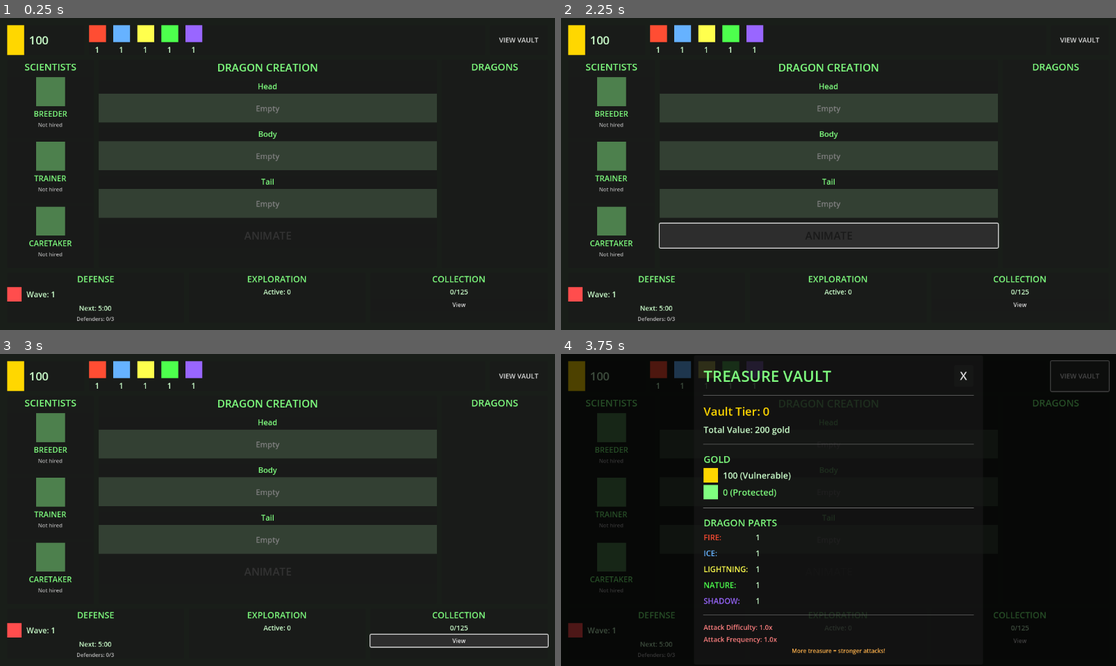
Above: before the commit, frames 1-4 (two rows, left to right).
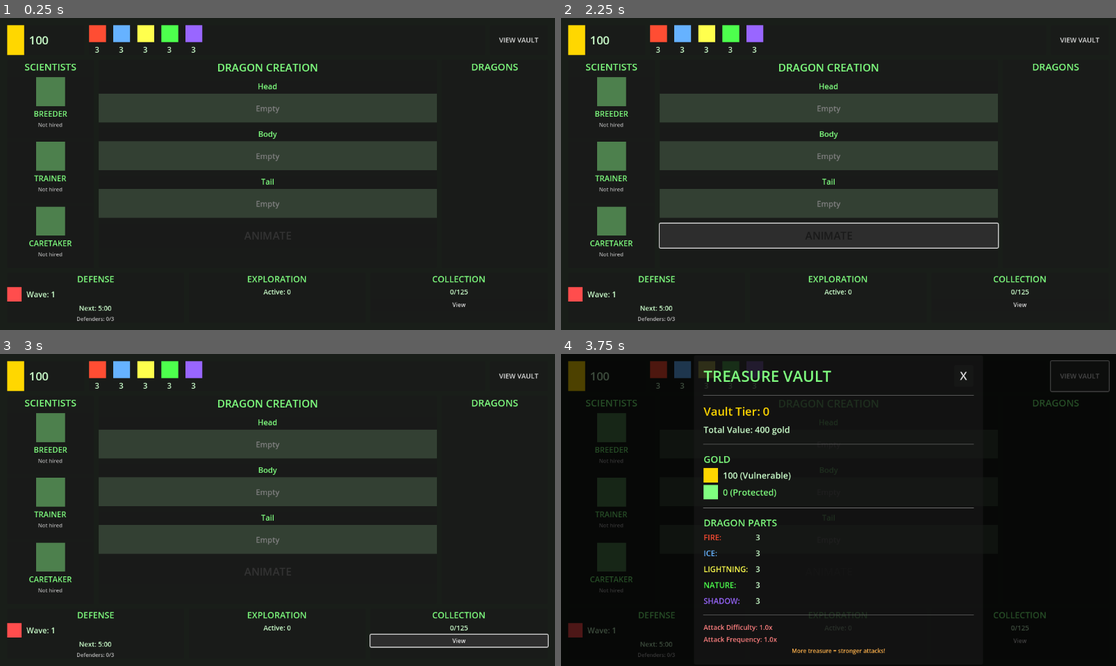
Above: after the commit, the same moments.

Repository: dunnston/DragonForge
Game: Godot game, scene res://scenes/ui/factory_manager.tscn
The game is run twice, just before and just after one commit, with the same random seed, the same clock (stepped at 60 frames per second) and the same inputs. This scene is started directly instead of the project's main scene.
Inputs:
- Up to frame 1 (0.25 s): no input
- Up to frame 2 (2.25 s): click "VIEW VAULT" at 0.5 s; click "X" at 1.25 s; click "ANIMATE" at 2 s
- Up to frame 3 (3 s): click "View" at 2.75 s
- Up to frame 4 (3.75 s): click "VIEW VAULT" at 3.5 s

The runs differ from the first frame. In frame 1, less than 0.1% of the frame differs, in the area x 17-36%, y 9-12%; in frame 2, less than 0.1%; in frame 3, less than 0.1%; in frame 4, less than 0.1%, in the area x 17-36%, y 9-81%.

Commit message:
Add dragon details modal and update factory manager UI
- Create dragon_details_modal scene and script for displaying dragon information
- Add dragon_info_modal scene for showing dragon stats
- Update factory_manager UI to support dragon interaction
- Update treasure_vault manager for resource handling

🤖 Generated with [Claude Code](https://claude.com/claude-code)

Co-Authored-By: Claude <noreply@anthropic.com>

Diff:
--- /dev/null
+++ b/scenes/ui/dragon_details_modal.tscn
@@ -0,0 +1,209 @@
+[gd_scene load_steps=2 format=3 uid="uid://dad0e1f2g3h4i"]
+
+[ext_resource type="Script" path="res://scripts/ui/dragon_details_modal.gd" id="1"]
+
+[node name="DragonDetailsModal" type="Control"]
+visible = false
+layout_mode = 3
+anchors_preset = 15
+anchor_right = 1.0
+anchor_bottom = 1.0
+grow_horizontal = 2
+grow_vertical = 2
+script = ExtResource("1")
+
+[node name="DimBackground" type="ColorRect" parent="."]
+layout_mode = 1
+anchors_preset = 15
+anchor_right = 1.0
+anchor_bottom = 1.0
+grow_horizontal = 2
+grow_vertical = 2
+color = Color(0, 0, 0, 0.7)
+
+[node name="CenterContainer" type="CenterContainer" parent="."]
+layout_mode = 1
+anchors_preset = 15
+anchor_right = 1.0
+anchor_bottom = 1.0
+grow_horizontal = 2
+grow_vertical = 2
+
+[node name="PanelContainer" type="PanelContainer" parent="CenterContainer"]
+custom_minimum_size = Vector2(400, 500)
+layout_mode = 2
+
+[node name="MarginContainer" type="MarginContainer" parent="CenterContainer/PanelContainer"]
+layout_mode = 2
+theme_override_constants/margin_left = 20
+theme_override_constants/margin_top = 20
+theme_override_constants/margin_right = 20
+theme_override_constants/margin_bottom = 20
+
+[node name="VBoxContainer" type="VBoxContainer" parent="CenterContainer/PanelContainer/MarginContainer"]
+layout_mode = 2
+theme_override_constants/separation = 15
+
+[node name="Header" type="HBoxContainer" parent="CenterContainer/PanelContainer/MarginContainer/VBoxContainer"]
+layout_mode = 2
+
+[node name="NameLabel" type="Label" parent="CenterContainer/PanelContainer/MarginContainer/VBoxContainer/Header"]
+layout_mode = 2
+size_flags_horizontal = 3
+theme_override_colors/font_color = Color(0.5, 1, 0.5, 1)
+theme_override_font_sizes/font_size = 24
+text = "Dragon Name"
+
+[node name="CloseButton" type="Button" parent="CenterContainer/PanelContainer/MarginContainer/VBoxContainer/Header"]
+custom_minimum_size = Vector2(40, 40)
+layout_mode = 2
+theme_override_font_sizes/font_size = 20
+text = "X"
+
+[node name="HSeparator" type="HSeparator" parent="CenterContainer/PanelContainer/MarginContainer/VBoxContainer"]
+layout_mode = 2
+
+[node name="StatsSection" type="VBoxContainer" parent="CenterContainer/PanelContainer/MarginContainer/VBoxContainer"]
+layout_mode = 2
+theme_override_constants/separation = 8
+
+[node name="Title" type="Label" parent="CenterContainer/PanelContainer/MarginContainer/VBoxContainer/StatsSection"]
+layout_mode = 2
+theme_override_colors/font_color = Color(0.5, 1, 0.5, 1)
+theme_override_font_sizes/font_size = 18
+text = "STATS"
+
+[node name="LevelLabel" type="Label" parent="CenterContainer/PanelContainer/MarginContainer/VBoxContainer/StatsSection"]
+layout_mode = 2
+theme_override_colors/font_color = Color(0.8, 1, 0.8, 1)
+theme_override_font_sizes/font_size = 14
+text = "Level: 1"
+
+[node name="AttackLabel" type="Label" parent="CenterContainer/PanelContainer/MarginContainer/VBoxContainer/StatsSection"]
+layout_mode = 2
+theme_override_colors/font_color = Color(1, 0.4, 0.4, 1)
+theme_override_font_sizes/font_size = 14
+text = "Attack: 0"
+
+[node name="HealthLabel" type="Label" parent="CenterContainer/PanelContainer/MarginContainer/VBoxContainer/StatsSection"]
+layout_mode = 2
+theme_override_colors/font_color = Color(0.4, 1, 0.4, 1)
+theme_override_font_sizes/font_size = 14
+text = "Health: 0/0"
+
+[node name="SpeedLabel" type="Label" parent="CenterContainer/PanelContainer/MarginContainer/VBoxContainer/StatsSection"]
+layout_mode = 2
+theme_override_colors/font_color = Color(0.4, 0.8, 1, 1)
+theme_override_font_sizes/font_size = 14
+text = "Speed: 0"
+
+[node name="XPLabel" type="Label" parent="CenterContainer/PanelContainer/MarginContainer/VBoxContainer/StatsSection"]
+layout_mode = 2
+theme_override_colors/font_color = Color(1, 1, 0.5, 1)
+theme_override_font_sizes/font_size = 14
+text = "XP: 0/100"
+
+[node name="HSeparator2" type="HSeparator" parent="CenterContainer/PanelContainer/MarginContainer/VBoxContainer"]
+layout_mode = 2
+
+[node name="StatusSection" type="VBoxContainer" parent="CenterContainer/PanelContainer/MarginContainer/VBoxContainer"]
+layout_mode = 2
+theme_override_constants/separation = 8
+
+[node name="Title" type="Label" parent="CenterContainer/PanelContainer/MarginContainer/VBoxContainer/StatusSection"]
+layout_mode = 2
+theme_override_colors/font_color = Color(0.5, 1, 0.5, 1)
+theme_override_font_sizes/font_size = 18
+text = "STATUS"
+
+[node name="StateLabel" type="Label" parent="CenterContainer/PanelContainer/MarginContainer/VBoxContainer/StatusSection"]
+layout_mode = 2
+theme_override_colors/font_color = Color(0.8, 1, 0.8, 1)
+theme_override_font_sizes/font_size = 14
+text = "State: Idle"
+
+[node name="HungerLabel" type="Label" parent="CenterContainer/PanelContainer/MarginContainer/VBoxContainer/StatusSection"]
+layout_mode = 2
+theme_override_colors/font_color = Color(1, 0.8, 0.4, 1)
+theme_override_font_sizes/font_size = 14
+text = "Hunger: 0%"
+
+[node name="FatigueLabel" type="Label" parent="CenterContainer/PanelContainer/MarginContainer/VBoxContainer/StatusSection"]
+layout_mode = 2
+theme_override_colors/font_color = Color(0.8, 0.6, 1, 1)
+theme_override_font_sizes/font_size = 14
+text = "Fatigue: 0%"
+
+[node name="HSeparator3" type="HSeparator" parent="CenterContainer/PanelContainer/MarginContainer/VBoxContainer"]
+layout_mode = 2
+
+[node name="PartsSection" type="VBoxContainer" parent="CenterContainer/PanelContainer/MarginContainer/VBoxContainer"]
+layout_mode = 2
+theme_override_constants/separation = 8
+
+[node name="Title" type="Label" parent="CenterContainer/PanelContainer/MarginContainer/VBoxContainer/PartsSection"]
+layout_mode = 2
+theme_override_colors/font_color = Color(0.5, 1, 0.5, 1)
+theme_override_font_sizes/font_size = 18
+text = "PARTS"
+
+[node name="HeadLabel" type="Label" parent="CenterContainer/PanelContainer/MarginContainer/VBoxContainer/PartsSection"]
+layout_mode = 2
+theme_override_colors/font_color = Color(0.8, 1, 0.8, 1)
+theme_override_font_sizes/font_size = 14
+text = "Head: Fire"
+
+[node name="BodyLabel" type="Label" parent="CenterContainer/PanelContainer/MarginContainer/VBoxContainer/PartsSection"]
+layout_mode = 2
+theme_override_colors/font_color = Color(0.8, 1, 0.8, 1)
+theme_override_font_sizes/font_size = 14
+text = "Body: Ice"
+
+[node name="TailLabel" type="Label" parent="CenterContainer/PanelContainer/MarginContainer/VBoxContainer/PartsSection"]
+layout_mode = 2
+theme_override_colors/font_color = Color(0.8, 1, 0.8, 1)
+theme_override_font_sizes/font_size = 14
+text = "Tail: Lightning"
+
+[node name="HSeparator4" type="HSeparator" parent="CenterContainer/PanelContainer/MarginContainer/VBoxContainer"]
+layout_mode = 2
+
+[node name="ActionsSection" type="VBoxContainer" parent="CenterContainer/PanelContainer/MarginContainer/VBoxContainer"]
+layout_mode = 2
+theme_override_constants/separation = 8
+
+[node name="Title" type="Label" parent="CenterContainer/PanelContainer/MarginContainer/VBoxContainer/ActionsSection"]
+layout_mode = 2
+theme_override_colors/font_color = Color(0.5, 1, 0.5, 1)
+theme_override_font_sizes/font_size = 18
+text = "ACTIONS"
+
+[node name="ButtonsGrid" type="GridContainer" parent="CenterContainer/PanelContainer/MarginContainer/VBoxContainer/ActionsSection"]
+layout_mode = 2
+theme_override_constants/h_separation = 10
+theme_override_constants/v_separation = 10
+columns = 2
+
+[node name="FeedButton" type="Button" parent="CenterContainer/PanelContainer/MarginContainer/VBoxContainer/ActionsSection/ButtonsGrid"]
+custom_minimum_size = Vector2(150, 40)
+layout_mode = 2
+theme_override_font_sizes/font_size = 14
+text = "Feed"
+
+[node name="TrainButton" type="Button" parent="CenterContainer/PanelContainer/MarginContainer/VBoxContainer/ActionsSection/ButtonsGrid"]
+custom_minimum_size = Vector2(150, 40)
+layout_mode = 2
+theme_override_font_sizes/font_size = 14
+text = "Train"
+
+[node name="RestButton" type="Button" parent="CenterContainer/PanelContainer/MarginContainer/VBoxContainer/ActionsSection/ButtonsGrid"]
+custom_minimum_size = Vector2(150, 40)
+layout_mode = 2
+theme_override_font_sizes/font_size = 14
+text = "Rest"
+
+[node name="DefendButton" type="Button" parent="CenterContainer/PanelContainer/MarginContainer/VBoxContainer/ActionsSection/ButtonsGrid"]
+custom_minimum_size = Vector2(150, 40)
+layout_mode = 2
+theme_override_font_sizes/font_size = 14
+text = "Assign to Defense"
--- /dev/null
+++ b/scenes/ui/dragon_info_modal.tscn
@@ -0,0 +1,128 @@
+[gd_scene load_steps=2 format=3 uid="uid://bliu2k4olajxj"]
+
+[ext_resource type="Script" path="res://scripts/ui/dragon_tooltip.gd" id="1"]
+
+[node name="DragonTooltip" type="Control"]
+visible = false
+layout_mode = 3
+anchors_preset = 0
+script = ExtResource("1")
+
+[node name="PanelContainer" type="PanelContainer" parent="."]
+layout_mode = 0
+offset_right = 280.0
+offset_bottom = 300.0
+
+[node name="MarginContainer" type="MarginContainer" parent="PanelContainer"]
+layout_mode = 2
+theme_override_constants/margin_left = 15
+theme_override_constants/margin_top = 15
+theme_override_constants/margin_right = 15
+theme_override_constants/margin_bottom = 15
+
+[node name="VBoxContainer" type="VBoxContainer" parent="PanelContainer/MarginContainer"]
+layout_mode = 2
+theme_override_constants/separation = 10
+
+[node name="NameLabel" type="Label" parent="PanelContainer/MarginContainer/VBoxContainer"]
+layout_mode = 2
+theme_override_colors/font_color = Color(0.5, 1, 0.5, 1)
+theme_override_font_sizes/font_size = 18
+text = "Dragon Name"
+horizontal_alignment = 1
+
+[node name="HSeparator" type="HSeparator" parent="PanelContainer/MarginContainer/VBoxContainer"]
+layout_mode = 2
+
+[node name="StatsSection" type="VBoxContainer" parent="PanelContainer/MarginContainer/VBoxContainer"]
+layout_mode = 2
+theme_override_constants/separation = 5
+
+[node name="Title" type="Label" parent="PanelContainer/MarginContainer/VBoxContainer/StatsSection"]
+layout_mode = 2
+theme_override_colors/font_color = Color(0.5, 1, 0.5, 1)
+theme_override_font_sizes/font_size = 14
+text = "STATS"
+
+[node name="LevelLabel" type="Label" parent="PanelContainer/MarginContainer/VBoxContainer/StatsSection"]
+layout_mode = 2
+theme_override_colors/font_color = Color(0.8, 1, 0.8, 1)
+theme_override_font_sizes/font_size = 12
+text = "Level: 1"
+
+[node name="AttackLabel" type="Label" parent="PanelContainer/MarginContainer/VBoxContainer/StatsSection"]
+layout_mode = 2
+theme_override_colors/font_color = Color(1, 0.4, 0.4, 1)
+theme_override_font_sizes/font_size = 12
+text = "Attack: 0"
+
+[node name="HealthLabel" type="Label" parent="PanelContainer/MarginContainer/VBoxContainer/StatsSection"]
+layout_mode = 2
+theme_override_colors/font_color = Color(0.4, 1, 0.4, 1)
+theme_override_font_sizes/font_size = 12
+text = "Health: 0/0"
+
+[node name="SpeedLabel" type="Label" parent="PanelContainer/MarginContainer/VBoxContainer/StatsSection"]
+layout_mode = 2
+theme_override_colors/font_color = Color(0.4, 0.8, 1, 1)
+theme_override_font_sizes/font_size = 12
+text = "Speed: 0"
+
+[node name="HSeparator2" type="HSeparator" parent="PanelContainer/MarginContainer/VBoxContainer"]
+layout_mode = 2
+
+[node name="StatusSection" type="VBoxContainer" parent="PanelContainer/MarginContainer/VBoxContainer"]
+layout_mode = 2
+theme_override_constants/separation = 5
+
+[node name="Title" type="Label" parent="PanelContainer/MarginContainer/VBoxContainer/StatusSection"]
+layout_mode = 2
+theme_override_colors/font_color = Color(0.5, 1, 0.5, 1)
+theme_override_font_sizes/font_size = 14
+text = "STATUS"
+
+[node name="StateLabel" type="Label" parent="PanelContainer/MarginContainer/VBoxContainer/StatusSection"]
+layout_mode = 2
+theme_override_colors/font_color = Color(0.8, 1, 0.8, 1)
+theme_override_font_sizes/font_size = 12
+text = "State: Idle"
+
+[node name="HungerLabel" type="Label" parent="PanelContainer/MarginContainer/VBoxContainer/StatusSection"]
+layout_mode = 2
+theme_override_colors/font_color = Color(1, 0.8, 0.4, 1)
+theme_override_font_sizes/font_size = 12
+text = "Hunger: 0%"
+
+[node name="FatigueLabel" type="Label" parent="PanelContainer/MarginContainer/VBoxContainer/StatusSection"]
+layout_mode = 2
+theme_override_colors/font_color = Color(0.8, 0.6, 1, 1)
+theme_override_font_sizes/font_size = 12
+text = "Fatigue: 0%"
+
+[node name="HSeparator3" type="HSeparator" parent="PanelContainer/MarginContainer/VBoxContainer"]
+layout_mode = 2
+
+[node name="ActionsSection" type="VBoxContainer" parent="PanelContainer/MarginContainer/VBoxContainer"]
+layout_mode = 2
+theme_override_constants/separation = 5
+
+[node name="Title" type="Label" parent="PanelContainer/MarginContainer/VBoxContainer/ActionsSection"]
+layout_mode = 2
+theme_override_colors/font_color = Color(0.5, 1, 0.5, 1)
+theme_override_font_sizes/font_size = 14
+text = "ACTIONS"
+
+[node name="FeedButton" type="Button" parent="PanelContainer/MarginContainer/VBoxContainer/ActionsSection"]
+layout_mode = 2
+theme_override_font_sizes/font_size = 12
+text = "Feed"
+
+[node name="TrainButton" type="Button" parent="PanelContainer/MarginContainer/VBoxContainer/ActionsSection"]
+layout_mode = 2
+theme_override_font_sizes/font_size = 12
+text = "Train"
+
+[node name="RestButton" type="Button" parent="PanelContainer/MarginContainer/VBoxContainer/ActionsSection"]
+layout_mode = 2
+theme_override_font_sizes/font_size = 12
+text = "Rest"
--- a/scenes/ui/factory_manager.tscn
+++ b/scenes/ui/factory_manager.tscn
@@ -1,9 +1,10 @@
-[gd_scene load_steps=5 format=3 uid="uid://c8x2k4j5m9n3p"]
+[gd_scene load_steps=6 format=3 uid="uid://c8x2k4j5m9n3p"]
 
 [ext_resource type="Script" path="res://scripts/ui/factory_manager.gd" id="1"]
 [ext_resource type="PackedScene" uid="uid://d7h8k9l0m1n2o" path="res://scenes/ui/inventory_panel.tscn" id="2"]
 [ext_resource type="PackedScene" uid="uid://b3c4d5e6f7g8h" path="res://scenes/ui/part_selector.tscn" id="3"]
 [ext_resource type="PackedScene" uid="uid://h8i9j0k1l2m3n" path="res://scenes/ui/dragon_tooltip.tscn" id="4"]
+[ext_resource type="PackedScene" uid="uid://c9d0e1f2g3h4i" path="res://scenes/ui/dragon_details_modal.tscn" id="5"]
 
 [node name="FactoryManager" type="Control"]
 layout_mode = 3
@@ -501,3 +502,5 @@
 [node name="PartSelector" parent="." instance=ExtResource("3")]
 
 [node name="DragonTooltip" parent="." instance=ExtResource("4")]
+
+[node name="DragonDetailsModal" parent="." instance=ExtResource("5")]
--- a/scripts/managers/treasure_vault.gd
+++ b/scripts/managers/treasure_vault.gd
@@ -50,9 +50,9 @@
 		queue_free()
 		return
 
-	# Initialize starting parts (enough to build 1 dragon)
+	# Initialize starting parts (enough to build multiple dragons)
 	for element in DragonPart.Element.values():
-		dragon_parts[element] = 1
+		dragon_parts[element] = 3
 
 	_update_vault_value()
 
--- /dev/null
+++ b/scripts/ui/dragon_details_modal.gd
@@ -0,0 +1,139 @@
+# Dragon Details Modal - Full modal dialog for dragon management
+extends Control
+
+signal dragon_updated
+
+@onready var close_button: Button = $CenterContainer/PanelContainer/MarginContainer/VBoxContainer/Header/CloseButton
+@onready var name_label: Label = $CenterContainer/PanelContainer/MarginContainer/VBoxContainer/Header/NameLabel
+
+# Stats
+@onready var level_label: Label = $CenterContainer/PanelContainer/MarginContainer/VBoxContainer/StatsSection/LevelLabel
+@onready var attack_label: Label = $CenterContainer/PanelContainer/MarginContainer/VBoxContainer/StatsSection/AttackLabel
+@onready var health_label: Label = $CenterContainer/PanelContainer/MarginContainer/VBoxContainer/StatsSection/HealthLabel
+@onready var speed_label: Label = $CenterContainer/PanelContainer/MarginContainer/VBoxContainer/StatsSection/SpeedLabel
+@onready var xp_label: Label = $CenterContainer/PanelContainer/MarginContainer/VBoxContainer/StatsSection/XPLabel
+
+# Status
+@onready var state_label: Label = $CenterContainer/PanelContainer/MarginContainer/VBoxContainer/StatusSection/StateLabel
+@onready var hunger_label: Label = $CenterContainer/PanelContainer/MarginContainer/VBoxContainer/StatusSection/HungerLabel
+@onready var fatigue_label: Label = $CenterContainer/PanelContainer/MarginContainer/VBoxContainer/StatusSection/FatigueLabel
+
+# Parts
+@onready var head_label: Label = $CenterContainer/PanelContainer/MarginContainer/VBoxContainer/PartsSection/HeadLabel
+@onready var body_label: Label = $CenterContainer/PanelContainer/MarginContainer/VBoxContainer/PartsSection/BodyLabel
+@onready var tail_label: Label = $CenterContainer/PanelContainer/MarginContainer/VBoxContainer/PartsSection/TailLabel
+
+# Action buttons
+@onready var feed_button: Button = $CenterContainer/PanelContainer/MarginContainer/VBoxContainer/ActionsSection/ButtonsGrid/FeedButton
+@onready var train_button: Button = $CenterContainer/PanelContainer/MarginContainer/VBoxContainer/ActionsSection/ButtonsGrid/TrainButton
+@onready var rest_button: Button = $CenterContainer/PanelContainer/MarginContainer/VBoxContainer/ActionsSection/ButtonsGrid/RestButton
+@onready var defend_button: Button = $CenterContainer/PanelContainer/MarginContainer/VBoxContainer/ActionsSection/ButtonsGrid/DefendButton
+
+var current_dragon: Dragon = null
+
+func _ready():
+	close_button.pressed.connect(_on_close_pressed)
+	feed_button.pressed.connect(_on_feed_pressed)
+	train_button.pressed.connect(_on_train_pressed)
+	rest_button.pressed.connect(_on_rest_pressed)
+	defend_button.pressed.connect(_on_defend_pressed)
+	hide()
+
+func open_for_dragon(dragon: Dragon):
+	current_dragon = dragon
+	_update_display()
+	show()
+
+func _update_display():
+	if not current_dragon:
+		return
+
+	# Name
+	name_label.text = current_dragon.dragon_name if current_dragon.dragon_name else "Unnamed Dragon"
+
+	# Stats
+	level_label.text = "Level: %d" % current_dragon.level
+	attack_label.text = "Attack: %d" % current_dragon.get_attack()
+	health_label.text = "Health: %d/%d" % [current_dragon.current_health, current_dragon.get_health()]
+	speed_label.text = "Speed: %d" % current_dragon.get_speed()
+
+	# Calculate XP to next level
+	var xp_needed = current_dragon.level * 100
+	xp_label.text = "XP: %d/%d" % [current_dragon.experience, xp_needed]
+
+	# Status
+	state_label.text = "State: %s" % _get_state_text(current_dragon.current_state)
+	hunger_label.text = "Hunger: %d%%" % int(current_dragon.hunger_level * 100)
+	fatigue_label.text = "Fatigue: %d%%" % int(current_dragon.fatigue_level * 100)
+
+	# Parts
+	head_label.text = "Head: %s" % _get_element_name(current_dragon.head_part.element)
+	body_label.text = "Body: %s" % _get_element_name(current_dragon.body_part.element)
+	tail_label.text = "Tail: %s" % _get_element_name(current_dragon.tail_part.element)
+
+	# Update button states
+	_update_button_states()
+
+func _update_button_states():
+	if not current_dragon:
+		return
+
+	# Can only perform actions if dragon is IDLE
+	var is_idle = current_dragon.current_state == Dragon.DragonState.IDLE
+
+	# Feed: only if hungry and idle
+	feed_button.disabled = not is_idle or current_dragon.hunger_level < 0.1
+
+	# Train: only if not too fatigued and idle
+	train_button.disabled = not is_idle or current_dragon.fatigue_level > 0.8
+
+	# Rest: only if fatigued and idle
+	rest_button.disabled = not is_idle or current_dragon.fatigue_level < 0.1
+
+	# Defend: only if idle
+	defend_button.disabled = not is_idle
+
+func _get_state_text(state: Dragon.DragonState) -> String:
+	match state:
+		Dragon.DragonState.IDLE: return "Idle"
+		Dragon.DragonState.DEFENDING: return "Defending"
+		Dragon.DragonState.EXPLORING: return "Exploring"
+		Dragon.DragonState.TRAINING: return "Training"
+		Dragon.DragonState.RESTING: return "Resting"
+		Dragon.DragonState.DEAD: return "Dead"
+	return "Unknown"
+
+func _get_element_name(element: DragonPart.Element) -> String:
+	return DragonPart.Element.keys()[element].capitalize()
+
+func _on_close_pressed():
+	hide()
+
+func _on_feed_pressed():
+	if current_dragon and DragonStateManager:
+		DragonStateManager.feed_dragon(current_dragon)
+		_update_display()
+		dragon_updated.emit()
+
+func _on_train_pressed():
+	if current_dragon and DragonStateManager:
+		DragonStateManager.start_training(current_dragon)
+		_update_display()
+		dragon_updated.emit()
+
+func _on_rest_pressed():
+	if current_dragon and DragonStateManager:
+		DragonStateManager.start_resting(current_dragon)
+		_update_display()
+		dragon_updated.emit()
+
+func _on_defend_pressed():
+	if current_dragon and DefenseManager:
+		DefenseManager.assign_dragon_to_defense(current_dragon)
+		_update_display()
+		dragon_updated.emit()
+
+func _input(event):
+	if event is InputEventKey and event.pressed and event.keycode == KEY_ESCAPE and visible:
+		hide()
+		get_viewport().set_input_as_handled()
--- a/scripts/ui/factory_manager.gd
+++ b/scripts/ui/factory_manager.gd
@@ -47,6 +47,7 @@
 @onready var inventory_panel: Control = $InventoryPanel
 @onready var part_selector: Control = $PartSelector
 @onready var dragon_tooltip: Control = $DragonTooltip
+@onready var dragon_details_modal: Control = $DragonDetailsModal
 
 # === DRAGON CREATION STATE ===
 var selected_head: DragonPart.Element = -1
@@ -79,6 +80,10 @@
 	# Connect part selector signal
 	if part_selector:
 		part_selector.part_selected.connect(_on_part_selected)
+
+	# Connect dragon details modal signal
+	if dragon_details_modal:
+		dragon_details_modal.dragon_updated.connect(_on_dragon_updated_from_modal)
 
 	# Connect to TreasureVault signals if available
 	if TreasureVault:
@@ -290,20 +295,20 @@
 	state_label.add_theme_font_size_override("font_size", 12)
 	vbox.add_child(state_label)
 
-	# Add hover detection for tooltip
-	panel.mouse_entered.connect(func(): _on_dragon_entry_hover(dragon, panel))
-	panel.mouse_exited.connect(func(): _on_dragon_entry_unhover())
+	# Add click detection to open modal
+	panel.gui_input.connect(func(event): _on_dragon_entry_input(event, dragon))
 
 	return panel
 
-func _on_dragon_entry_hover(dragon: Dragon, panel: Control):
-	if dragon_tooltip:
-		var global_pos = panel.global_position
-		dragon_tooltip.show_for_dragon(dragon, global_pos)
-
-func _on_dragon_entry_unhover():
-	if dragon_tooltip:
-		dragon_tooltip.hide_tooltip()
+func _on_dragon_entry_input(event: InputEvent, dragon: Dragon):
+	if event is InputEventMouseButton and event.pressed and event.button_index == MOUSE_BUTTON_LEFT:
+		print("[FactoryManager] Clicked dragon: %s" % dragon.dragon_name)
+		if dragon_details_modal:
+			dragon_details_modal.open_for_dragon(dragon)
+
+func _on_dragon_updated_from_modal():
+	# Refresh the dragon list when changes are made in the modal
+	_update_dragons_list()
 
 func _get_state_text(state: Dragon.DragonState) -> String:
 	match state:
Not shown, added: scripts/ui/dragon_details_modal.gd.uid
